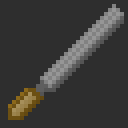
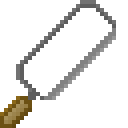
Layer changes from the first w=128, h=128 image to the second:
added layer "Pasted Layer copy" above "sierra" over left=0, top=96, right=32, bottom=128
added layer "sierra" above "Pasted Layer" over left=16, top=0, right=116, bottom=100
hid "Pasted Layer" over left=8, top=88, right=40, bottom=120
hid "lima" over left=36, top=4, right=124, bottom=100
hid "Background" over left=0, top=0, right=128, bottom=128
